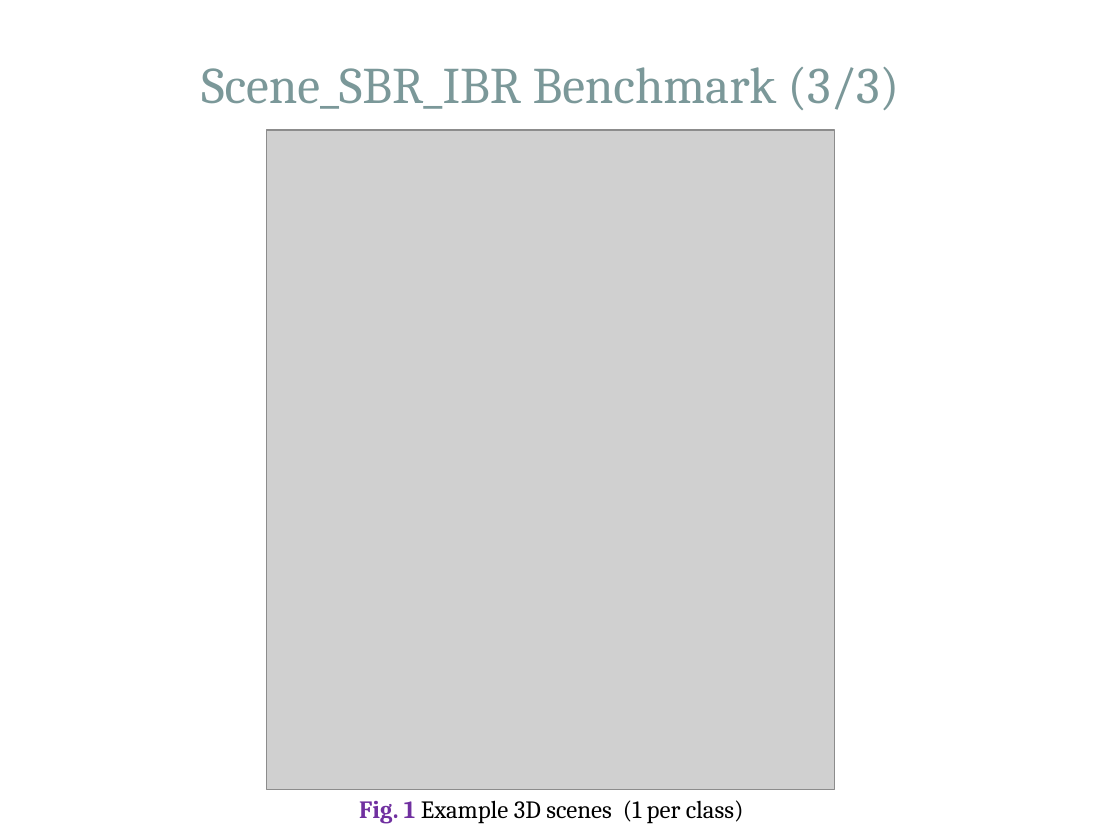
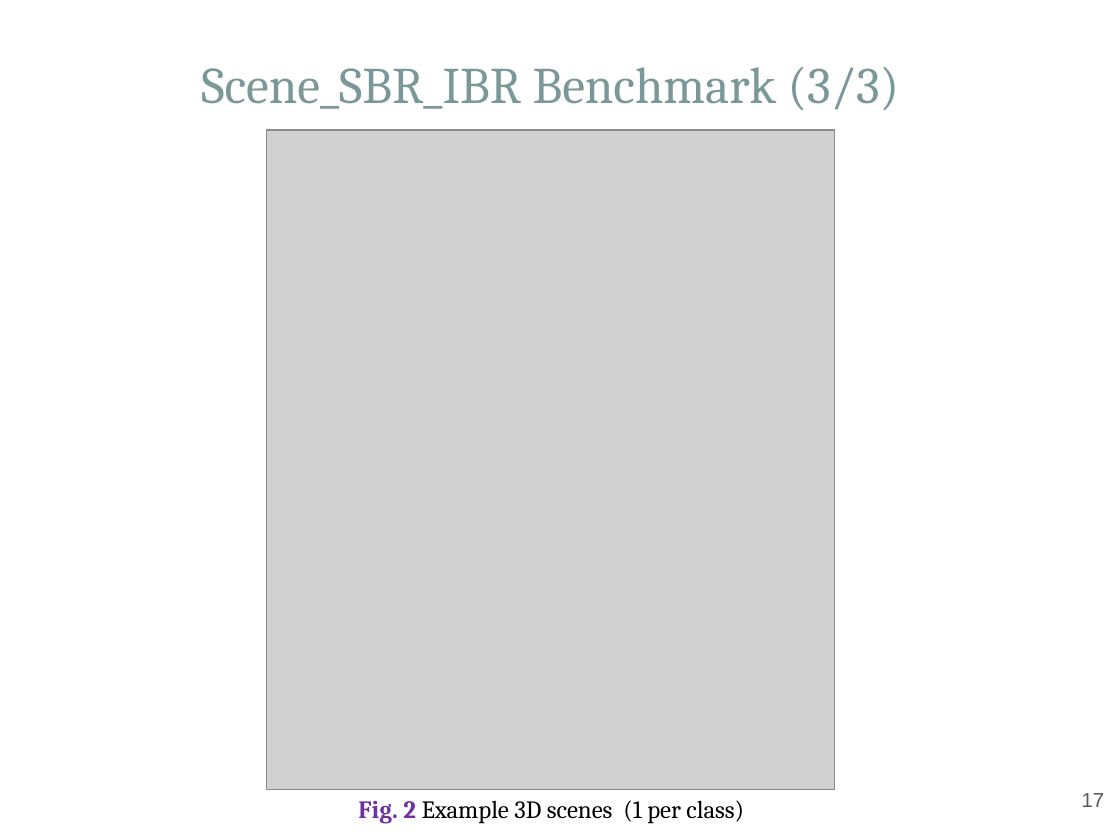
Before and after one commit to Hammania689/shrec_2019, a slide deck: slide 17 of mipr_slides/MIPR.pptx (slide 15 before the commit). Drawn at 1120x840 pixels with LibreOffice and Linux fonts; fonts in the diff are those of the drawing; grey boxes stand for pictures. Boxes give left, top, right and bottom in pixels: in the first picture for what was removed or moved away, otherwise in the second. Text is boxed around its words. In the diff, an @@ line names an element or a change of style, - is before the commit and + after.

```diff
--- a/mipr_slides/MIPR.pptx
+++ b/mipr_slides/MIPR.pptx
@@ text at box(358, 800, 744, 823): text changed @@
-Fig. 1 Example 3D scenes (1 per class)
+Fig. 2 Example 3D scenes (1 per class)
@@ page number added at box(1082, 793, 1104, 807), 13 pt, text #595959 @@
+17
```
Also in this commit, not shown: 26 other slides changed, 2 slides added, 4 other files.
